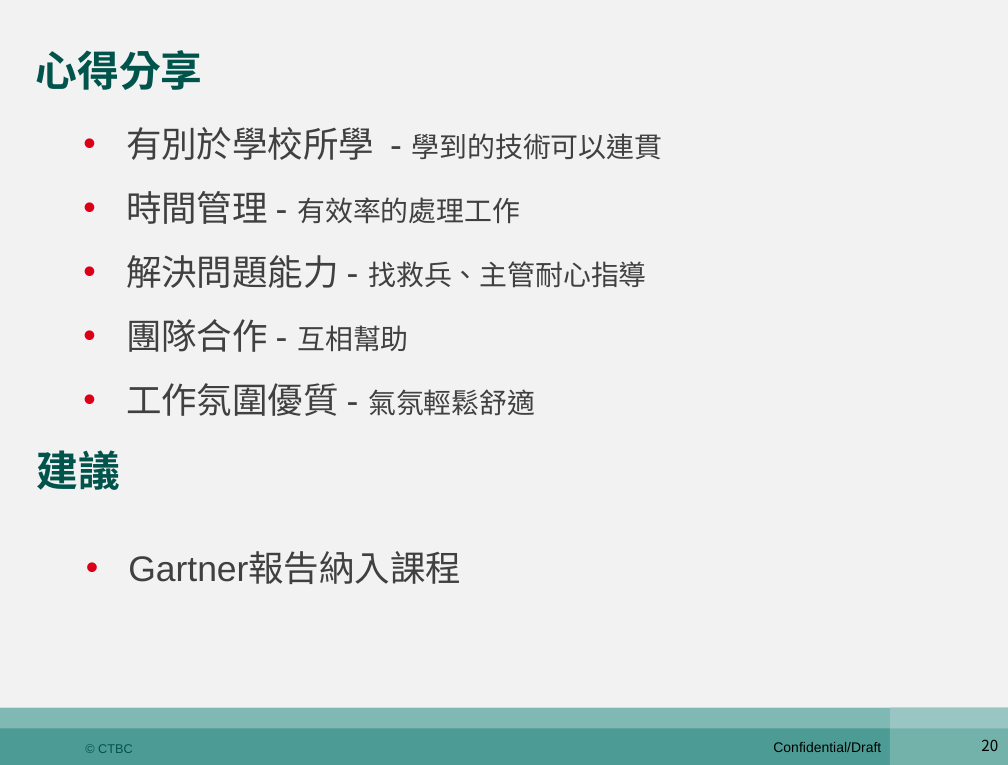
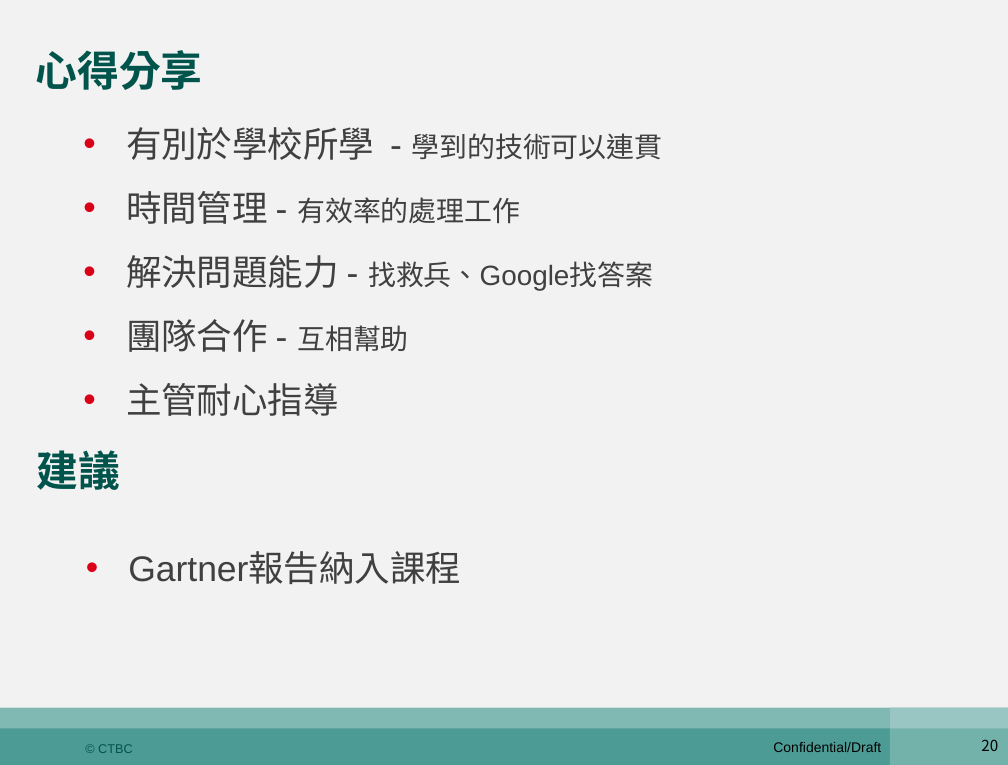
Before and after one commit to shaven105/duh, a slide deck: slide 20 of newest0526.pptx. Drawn at 1008x765 pixels with LibreOffice and Linux fonts; fonts in the diff are those of the drawing. Boxes give left, top, right and bottom in pixels: in the first picture for what was removed or moved away, otherwise in the second. Text is boxed around its words. In the diff, an @@ line names an element or a change of style, - is before the commit and + after.

```diff
--- a/newest0526.pptx
+++ b/newest0526.pptx
@@ text at (x1=126, y1=255, x2=653, y2=291): text changed @@
-• 解決問題能力 - 找救兵、主管耐心指導
+• 解決問題能力 - 找救兵、Google找答案
@@ text at (x1=126, y1=383, x2=339, y2=416): text changed @@
-• 工作氛圍優質 - 氣氛輕鬆舒適
+• 主管耐心指導
```
Also in this commit, not shown: 15 other slides changed, 1 slide added, 1 slide removed, 4 other files.
